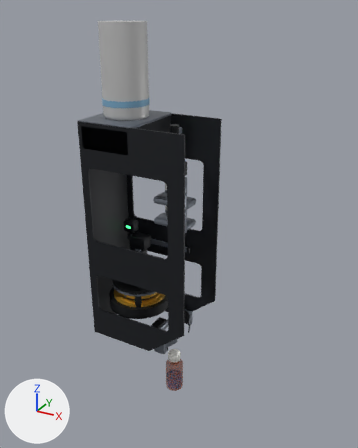
Two versions of the Blender file simulation/assets/vertical_hand/vertical_hand.blend, one commit apart.
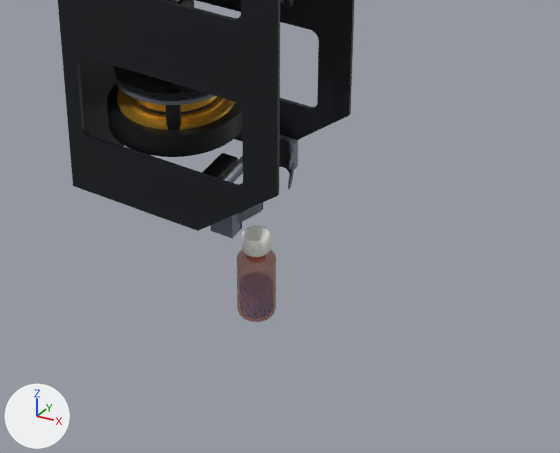
The first picture shows the older version from a camera (50 mm lens) standing at (0.461, -0.815, 0.831) and looking at (0.015, -0.005, 0.426). The close-ups show the older and then the newer version on the part from 18% to 86% of the width and 56% to 100% of the height of that picture. Only the edits that show in the close-ups are written down. Arrows for +X, +Y and +Z are at lower left; the lights stay in place.

The older version as bpy lines, for what is in view:
```python
me_bottle = bpy.data.meshes.new('bottle')
me_bottle.from_pydata(...)  # 1082 vertices, 1152 faces; spans x -0.02..0.02, y -0.02..0.02, z 0.0..0.095
me_bottle.polygons.foreach_set('use_smooth', [True] * 1152)
me_bottle.materials.append(mat_bottle)  # brown #9e470d
me_cap = bpy.data.meshes.new('cap')
me_cap.from_pydata(...)  # 258 vertices, 320 faces; spans x -0.0141..0.0141, y -0.0141..0.0141, z 0.0..0.0185
me_cap.polygons.foreach_set('use_smooth', [True] * 320)
me_cap.materials.append(mat_cap)  # white #edede8
me_housing_front = bpy.data.meshes.new('housing_front')
me_housing_front.from_pydata(...)  # 384 vertices, 384 faces; spans x -0.069..0.069, y -0.069..0.069, z -0.004..0.016
me_housing_front.polygons.foreach_set('use_smooth', [True] * 384)
me_housing_front.materials.append(mat_housing)  # black #17191c
me_liquid = bpy.data.meshes.new('liquid')
me_liquid.from_pydata(...)  # a 48-sided cylinder along z spanning x -0.0174..0.0174, y -0.0174..0.0174, z 0.0026..0.0329
me_liquid.polygons.foreach_set('use_smooth', [True] * 144)
me_liquid.materials.append(mat_liquid)  # blue #4f9bd9
ob_bottle = bpy.data.objects.new('bottle', me_bottle)
ob_bottle.location = (0.0, 0.0, 0.0)
ob_cap = bpy.data.objects.new('cap', me_cap)
ob_cap.location = (0.0, 0.0, 0.078)
ob_housing_front = bpy.data.objects.new('housing_front', me_housing_front)
ob_housing_front.parent = ob_housing
ob_housing_front.location = (0.0, 0.0, 0.0)
ob_liquid = bpy.data.objects.new('liquid', me_liquid)
ob_liquid.parent = ob_bottle
ob_liquid.location = (0.0, 0.0, 0.0)
# also in view: 'housing_strut_2' at (-0.063, -0.047, 0.249); 'plate_r' at (-0.051, -0.075, 0.388); 'jaw_r_plate' at (0.0, -0.059, 0.157); 'back_plate' at (-0.165, 0.0, 0.388); 'plate_l' at (-0.051, 0.075, 0.388)
```
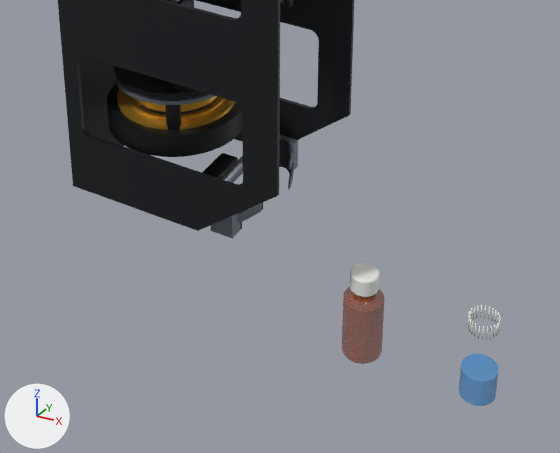
The newer file is also turned or shifted as a whole; pictures and numbers use the older file's frame.

Patch to the scene script:
```diff
--- a/simulation/assets/vertical_hand/vertical_hand.blend.py
+++ b/simulation/assets/vertical_hand/vertical_hand.blend.py
@@ me_liquid @@
 # used by ob_liquid; parent = ob_bottle; location = (0.0, 0.0, 0.0)
-me_liquid.from_pydata(...)  # 98 vertices, 144 faces; spans x -0.0174..0.0174, y -0.0174..0.0174, z 0.0026..0.0329
+me_liquid.from_pydata(...)  # 98 vertices, 144 faces; spans x 0.1026..0.1374, y -0.0174..0.0174, z 0.0026..0.0329
+# me_liquid part 1: the whole mesh is moved by (0.12, 0.0, 0.0)
 me_liquid.materials.append(mat_liquid)
@@ ob_bottle @@
 ob_bottle = bpy.data.objects.new('bottle', me_bottle)
-ob_bottle.location = (0.0, 0.0, 0.0)
+ob_bottle.location = (0.12, 0.0, 0.0)
@@ ob_cap @@
 ob_cap = bpy.data.objects.new('cap', me_cap)
-ob_cap.location = (0.0, 0.0, 0.078)
+ob_cap.location = (0.12, 0.0, 0.078)
```

Pixel boxes (x1, y1, x2, y2) of what changed, in the close-ups (560 x 453 px):
'bottle', moved
    before: (237, 249, 276, 322)
    after: (342, 287, 385, 364)
'liquid', reshaped, moved (not visible before)
    after: (459, 354, 498, 406)
'cap', moved
    before: (242, 225, 270, 257)
    after: (350, 263, 380, 297)
'cap_rib_17', reshaped
    before: (246, 242, 247, 254)
    after: (474, 323, 477, 337)
'cap_rib_21', reshaped
    before: (260, 244, 261, 256)
    after: (490, 326, 492, 340)
'cap_rib_15', reshaped
    before: (242, 237, 243, 250)
    after: (469, 318, 471, 332)
'cap_rib_23', reshaped
    before: (266, 241, 267, 254)
    after: (496, 323, 498, 337)
'cap_rib_0', reshaped (100% wider)
    before: (268, 239, 269, 252)
    after: (497, 321, 500, 334)
'cap_rib_19', reshaped
    before: (252, 244, 253, 256)
    after: (482, 326, 484, 340)
'cap_rib_9', reshaped (not visible before)
    after: (476, 305, 479, 319)
'cap_rib_14', reshaped (not visible before)
    after: (468, 316, 470, 329)
'cap_rib_3', reshaped (not visible before)
    after: (497, 312, 499, 323)
